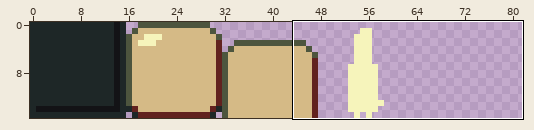
Sprite sheet, stored at gfx/editor_tile.png. Above: a wide view before the commit, with the close-up outlined.
Close-up. As it was:
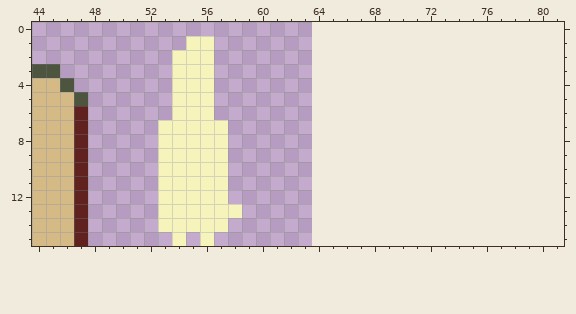
The file is 64x16 pixels. Shown: x 44..81, y 0..15. The old version is drawn lined up with the new one, on the new canvas. The wide view leaves out empty margins.
After:
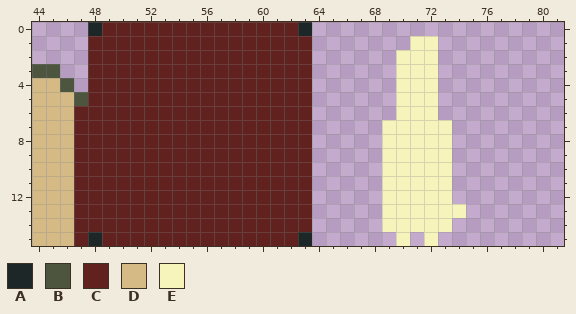
Palette (. is transparent): A #1e2727  B #4d553e  C #61221f  D #d5ba86  E #f6f4bb
The edit:
canvas 64x16 -> 128x16
Changed rows in their new state; - is an unchanged pixel.
first column x 48:
 0 ACCCCCCCCCCCCCCA-----------
 1 CCCCCCCCCCCCCCCC-------EE--
 2 CCCCCCCCCCCCCCCC------EEE--
 3 CCCCCCCCCCCCCCCC------EEE--
 4 CCCCCCCCCCCCCCCC------EEE--
 5 CCCCCCCCCCCCCCCC------EEE--
 6 CCCCCCCCCCCCCCCC------EEE--
 7 CCCCCCCCCCCCCCCC-----EEEEE-
 8 CCCCCCCCCCCCCCCC-----EEEEE-
 9 CCCCCCCCCCCCCCCC-----EEEEE-
10 CCCCCCCCCCCCCCCC-----EEEEE-
11 CCCCCCCCCCCCCCCC-----EEEEE-
12 CCCCCCCCCCCCCCCC-----EEEEE-
13 CCCCCCCCCCCCCCCC-----EEEEEE
14 CCCCCCCCCCCCCCCC-----EEEEE-
15 ACCCCCCCCCCCCCCA------E-E--
